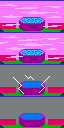
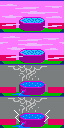
Layers edited between the first and the second 64x128 image:
added layer "Layer" above "reception_base.png" over [14, 110, 50, 122]
painted on "reception_base.png" over [8, 65, 50, 128]
